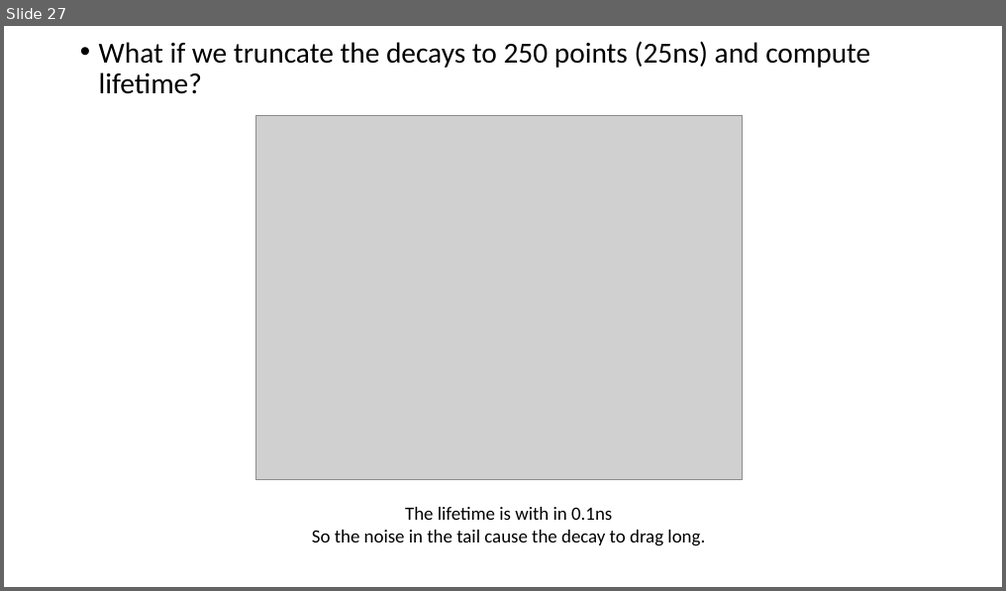
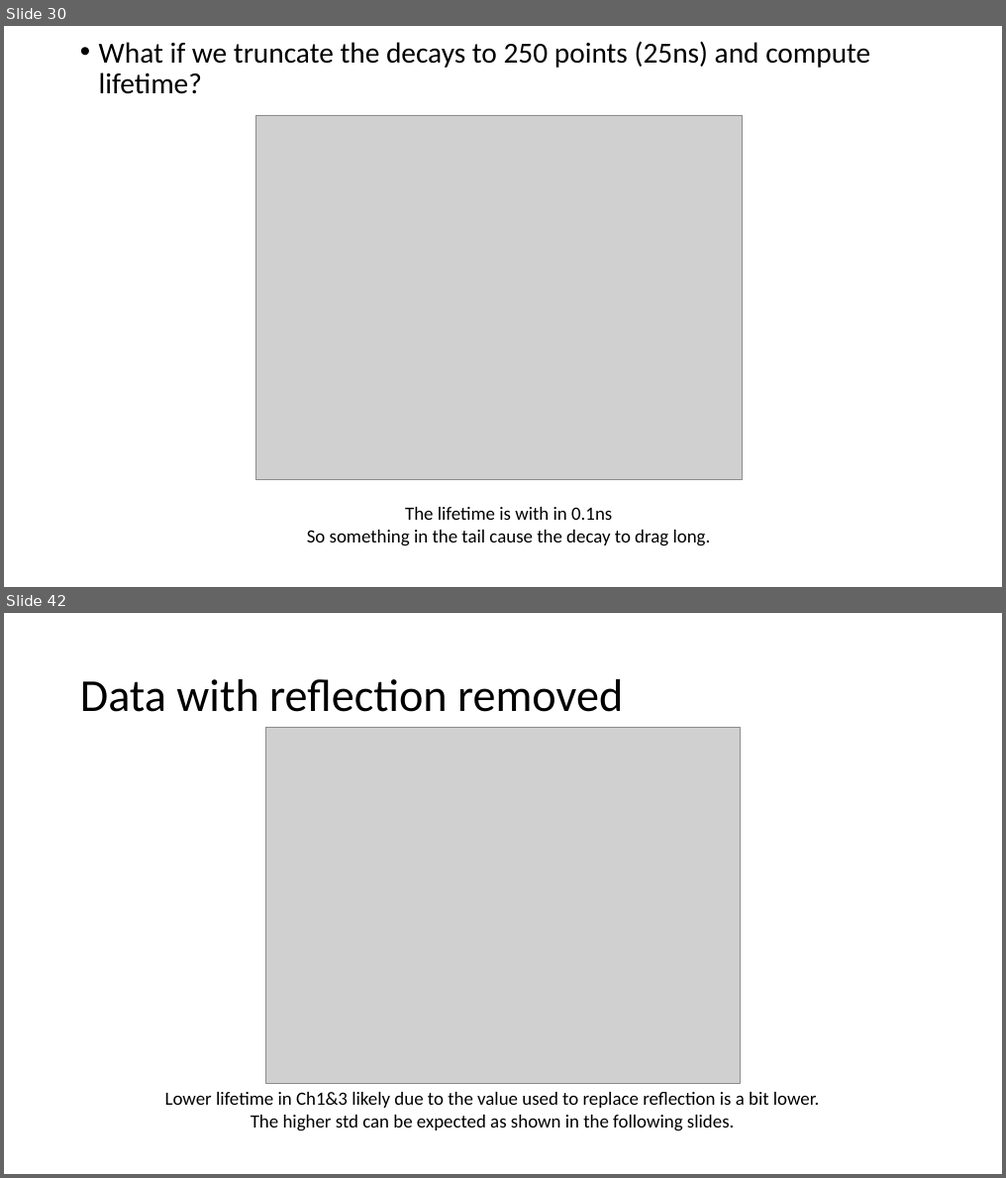
Before and after one commit to marculab/FLImBrushDataProcessingTool, a slide deck: AlphaDeterminatin/FLImBRUSH data processing.pptx. Shown one above the other, each under a label of ours: slide 27 before the commit, slides 30 and 42 after it; the slides between them are not shown. The pictures are 1006x591 and 1006x1178 pixels, drawn with LibreOffice and Linux fonts; fonts in the diff are those of the drawing; grey boxes stand for pictures. Boxes give left, top, right and bottom in pixels: in the first picture for what was removed or moved away, otherwise in the second. Text is boxed around its words. In the diff, an @@ line names an element or a change of style, - is before the commit and + after.

```diff
--- a/AlphaDeterminatin/FLImBRUSH data processing.pptx
+++ b/AlphaDeterminatin/FLImBRUSH data processing.pptx
@@ slide 42 added at box(4, 613, 1002, 1174), background #FFFFFF @@
@@ title added at box(80, 679, 623, 712), 44 pt, text #000000 @@
+Data with reflection removed
@@ picture added at box(265, 728, 740, 1084) @@
@@ text added at box(165, 1092, 819, 1132), 18 pt, text #000000 @@
+Lower lifetime in Ch1&3 likely due to the value used to replace reflection is a bit lower.
+The higher std can be expected as shown in the following slides.
@@ what was slide 27 is now slide 30 @@
@@ slide 30 changed as well @@
@@ text at box(307, 530, 711, 547): text changed @@
-So the noise in the tail cause the decay to drag long.
+So something in the tail cause the decay to drag long.
```
Also in this commit, not shown: 8 other slides changed, 35 other slides added, 4 slides removed.
